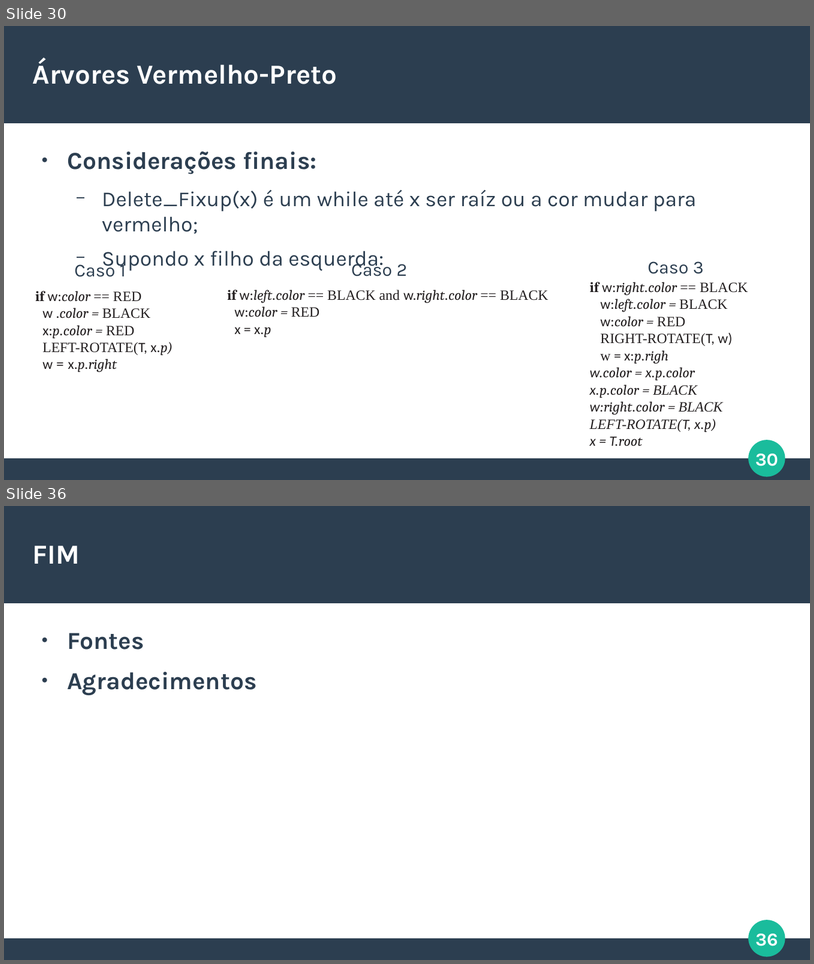
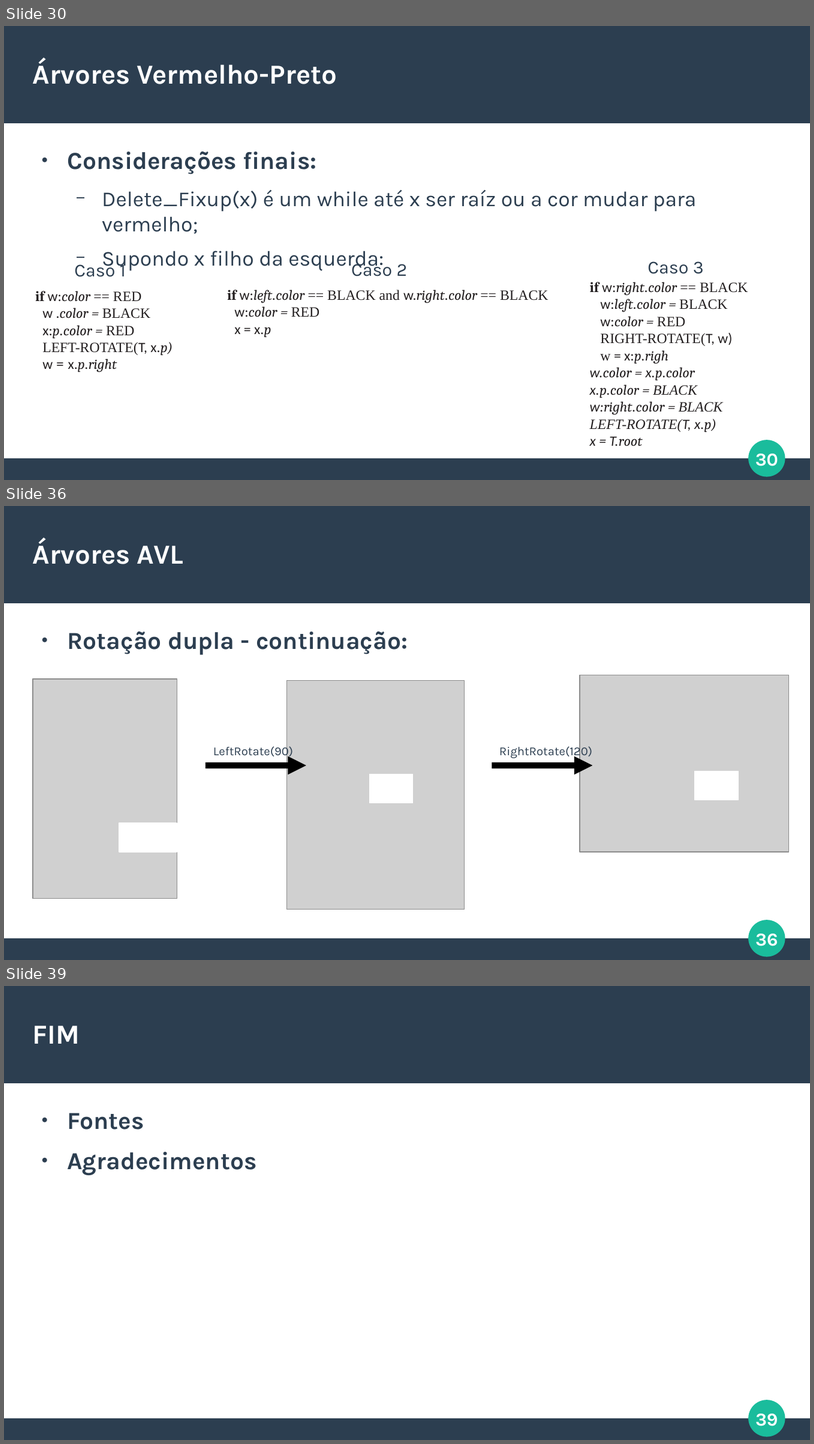
Before and after one commit to italoportinho/trabalho-eda2023-2, a slide deck: slides/apresentacao.odp. Shown one above the other, each under a label of ours: slides 30 and 36 before the commit, slides 30, 36 and 39 after it; the slides between them are not shown. The pictures are 814x964 and 814x1444 pixels, drawn with LibreOffice and Linux fonts; fonts in the diff are those of the drawing; grey boxes stand for pictures. Boxes give left, top, right and bottom in pixels: in the first picture for what was removed or moved away, otherwise in the second. Text is boxed around its words. In the diff, an @@ line names an element or a change of style, - is before the commit and + after.

```diff
--- a/slides/apresentacao.odp
+++ b/slides/apresentacao.odp
@@ slide 36 added at <box>4,506,810,960</box>, background #FFFFFF; not listed: 4 template elements that a slide beside it also shows @@
@@ title added at <box>33,539,183,564</box>, 27 pt, text #FFFFFF, bold @@
+Árvores AVL
@@ text added at <box>68,631,408,655</box>, 24 pt, text #2C3E50, bold @@
+● Rotação dupla - continuação:
@@ picture added at <box>33,679,177,898</box> @@
@@ picture added at <box>287,680,465,909</box> @@
@@ picture added at <box>580,675,789,852</box> @@
@@ text added at <box>213,744,293,759</box>, 12 pt, text #2C3E50 @@
+LeftRotate(90)
@@ text added at <box>500,744,593,759</box>, 12 pt, text #2C3E50 @@
+RightRotate(120)
@@ arrow added from (206, 765) to (306, 765), #000000 6.01 pt @@
@@ rectangle added at <box>370,774,413,802</box>, fill #FFFFFF, outline #FFFFFF 0.85 pt @@
@@ arrow added from (492, 765) to (593, 765), #000000 6.01 pt @@
@@ rectangle added at <box>696,771,738,799</box>, fill #FFFFFF, outline #FFFFFF 0.85 pt @@
@@ rectangle added at <box>119,823,177,852</box>, fill #FFFFFF, outline #FFFFFF 0.85 pt @@
@@ what was slide 36 is now slide 39 @@
@@ page number at <box>756,1413,778,1426</box>: text changed @@
-36
+39
```
Also in this commit, not shown: 4 slides changed, 3 other slides added, 1 slide removed.
